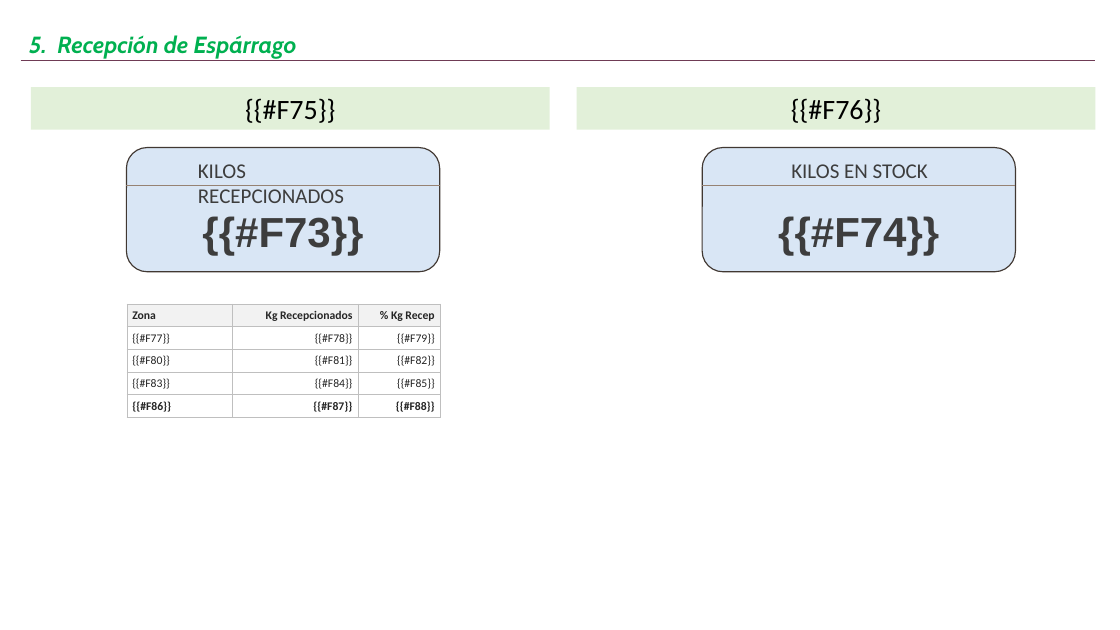
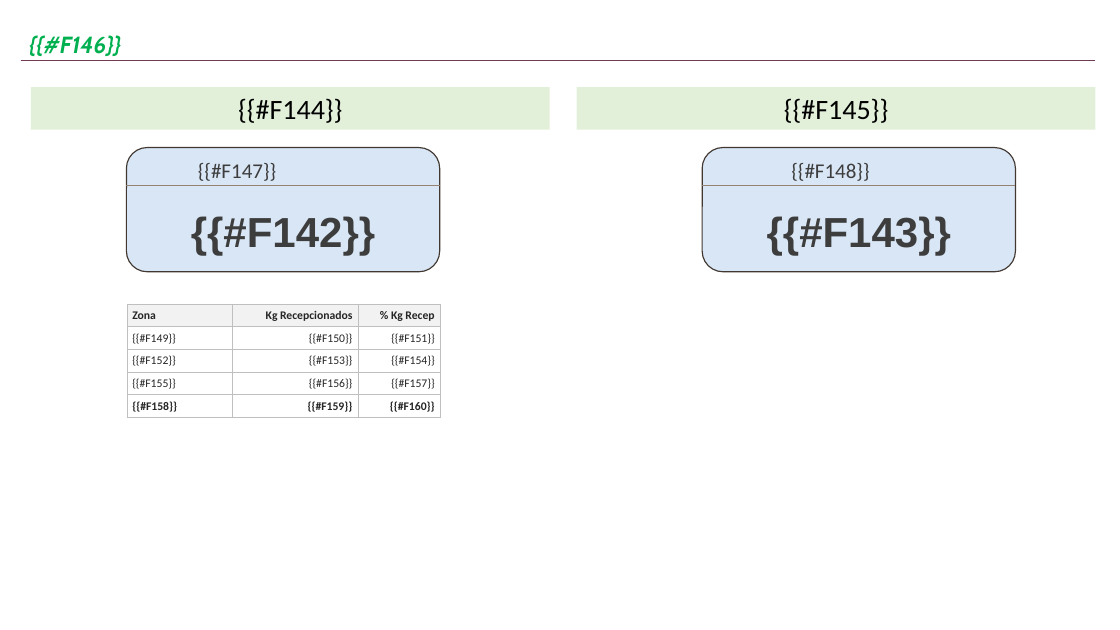
Before and after one commit to JohanCh01/flujo-cosecha, a slide deck: slide 8 of lib/plantilla_reporte.pptx. Drawn at 1120x630 pixels with LibreOffice and Linux fonts; fonts in the diff are those of the drawing; background and template pictures are left out. Boxes give left, top, right and bottom in pixels: in the first picture for what was removed or moved away, otherwise in the second. Text is boxed around its words. In the diff, an @@ line names an element or a change of style, - is before the commit and + after.

```diff
--- a/lib/plantilla_reporte.pptx
+++ b/lib/plantilla_reporte.pptx
@@ text at <box>29,35,121,56</box>: text changed @@
-5. Recepción de Espárrago
+{{#F146}}
@@ text in rectangle at <box>238,98,343,123</box>: text changed @@
-{{#F75}}
+{{#F144}}
@@ text in rectangle at <box>784,98,889,123</box>: text changed @@
-{{#F76}}
+{{#F145}}
@@ text at <box>198,163,276,181</box>: text changed @@
-KILOS RECEPCIONADOS
+{{#F147}}
@@ text at <box>791,163,869,181</box>: text changed @@
-KILOS EN STOCK
+{{#F148}}
@@ text at <box>191,216,375,255</box>: text changed @@
-{{#F73}}
+{{#F142}}
@@ text at <box>767,216,951,255</box>: text changed @@
-{{#F74}}
+{{#F143}}
@@ table at <box>127,304,440,418</box> @@
-row 2: {{#F77}} | {{#F78}} | {{#F79}}
+row 2: {{#F149}} | {{#F150}} | {{#F151}}
-row 3: {{#F80}} | {{#F81}} | {{#F82}}
+row 3: {{#F152}} | {{#F153}} | {{#F154}}
-row 4: {{#F83}} | {{#F84}} | {{#F85}}
+row 4: {{#F155}} | {{#F156}} | {{#F157}}
-row 5: {{#F86}} | {{#F87}} | {{#F88}}
+row 5: {{#F158}} | {{#F159}} | {{#F160}}
```
Also in this commit, not shown: 12 other slides changed, 24 other files.
